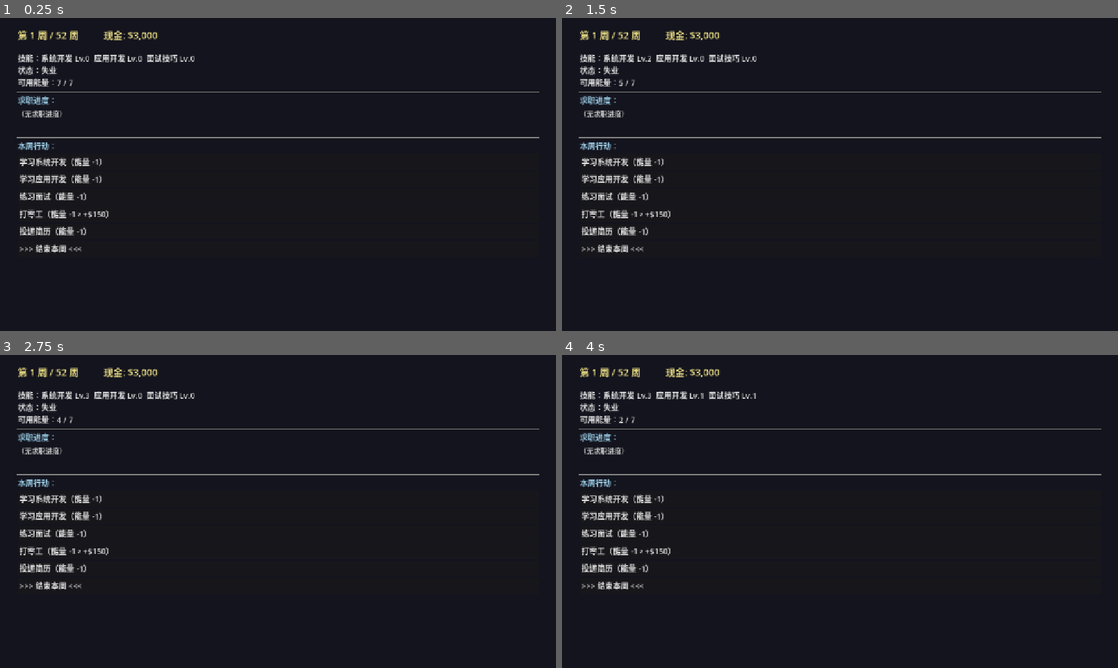
Above: before the commit, frames 1-4 (two rows, left to right).
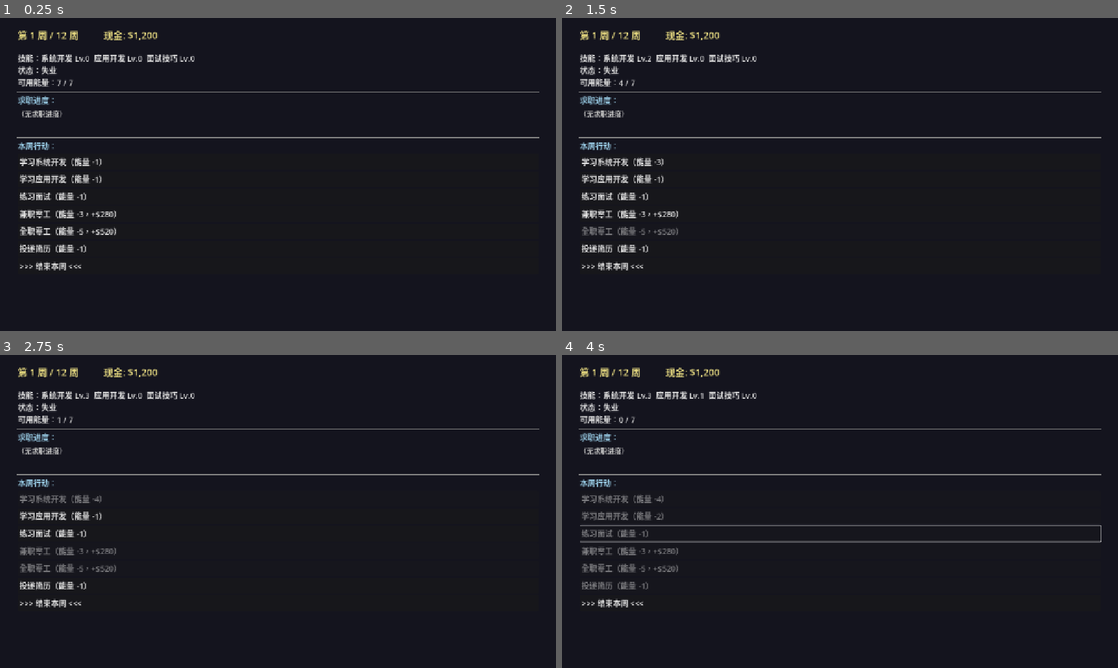
Above: after the commit, the same moments.

Repository: RubyDuDo/SDSurvival
Game: Godot game, scene res://scenes/main.tscn
Two runs of this game, one before a commit and one after it. Both use one fixed random seed, a clock stepped at 60 frames per second and the inputs below.
Inputs (mouse positions are in pixels of both pictures, inside the frame that each line leads up to):
- Up to frame 1 (0.25 s): no input
- Up to frame 2 (1.5 s): click "学习系统开发（能量 -1）" at 0.5 s; click "学习系统开发（能量 -1）" (after the commit: "学习系统开发（能量 -2）") at 1.25 s
- Up to frame 3 (2.75 s): click "学习系统开发（能量 -1）" (after the commit: "学习系统开发（能量 -3）") at 2 s
- Up to frame 4 (4 s): click "学习应用开发（能量 -1）" at 2.75 s; click (840, 533) at 3.5 s, where only the run before the commit has a clickable "练习面试（能量 -1）"

The runs differ from the first frame. In frame 1, 0.9% of the frame differs, in the area x 3-27%, y 4-81%; in frame 2, 0.9%; in frame 3, 1.1%; in frame 4, 2.4%, in the area x 3-97%, y 4-81%.

Commit message:
Implement rebalanced game mechanics in code
- MAX_WEEKS 52→12, INITIAL_CASH 3000→1200, WEEKLY_LIVING_COST 400→500
- Split gig work: parttime (3 energy/$280) and fulltime (5 energy/$520)
- Skill leveling now costs (current_level+1) energy per level up
- Updated job salaries and skill requirements per new design
- Interview pass rate: base 50%→35%, per-level bonus 10%→8%, interview bonus 3%→2%, floor 30%→20%
- UI shows dynamic study cost; two gig buttons replace old single button

Co-Authored-By: Claude Sonnet 4.6 <noreply@anthropic.com>

Diff:
--- a/game/scripts/game_data.gd
+++ b/game/scripts/game_data.gd
@@ -2,12 +2,15 @@
 class_name GameData
 
 # ── 常量 ──
-const MAX_WEEKS := 52
-const INITIAL_CASH := 3000
-const WEEKLY_LIVING_COST := 400
+const MAX_WEEKS := 12
+const INITIAL_CASH := 1200
+const WEEKLY_LIVING_COST := 500
 const ENERGY_PER_WEEK := 7
 const MAX_SKILL_LEVEL := 10
-const GIG_INCOME := 150
+const GIG_INCOME_PARTTIME := 280   # 兼职零工收入（消耗 3 能量）
+const GIG_INCOME_FULLTIME := 520   # 全职零工收入（消耗 5 能量）
+const GIG_ENERGY_PARTTIME := 3
+const GIG_ENERGY_FULLTIME := 5
 const OFFER_VALIDITY_WEEKS := 2
 
 # ── 技能枚举 ──
@@ -45,13 +48,13 @@
 static func get_all_jobs() -> Array[JobDef]:
 	return [
 		# 系统开发方向
-		JobDef.new("outsource_test", "外包测试", SkillType.SYSTEM, 2, 250, 4),
-		JobDef.new("junior_backend", "初级后端", SkillType.SYSTEM, 5, 550, 5),
-		JobDef.new("senior_system", "高级系统工程师", SkillType.SYSTEM, 8, 950, 5),
+		JobDef.new("outsource_test", "外包测试", SkillType.SYSTEM, 3, 780, 4),
+		JobDef.new("junior_backend", "初级后端", SkillType.SYSTEM, 5, 1100, 5),
+		JobDef.new("senior_system", "高级系统工程师", SkillType.SYSTEM, 8, 1800, 5),
 		# 应用开发方向
-		JobDef.new("parttime_frontend", "兼职前端", SkillType.APPLICATION, 2, 200, 3),
-		JobDef.new("fullstack_dev", "全栈开发", SkillType.APPLICATION, 5, 500, 5),
-		JobDef.new("senior_product", "高级产品工程师", SkillType.APPLICATION, 8, 900, 5),
+		JobDef.new("parttime_frontend", "兼职前端", SkillType.APPLICATION, 3, 680, 3),
+		JobDef.new("fullstack_dev", "全栈开发", SkillType.APPLICATION, 5, 1000, 5),
+		JobDef.new("senior_product", "高级产品工程师", SkillType.APPLICATION, 8, 1700, 5),
 	]
 
 # ── 求职申请 ──
--- a/game/scripts/game_state.gd
+++ b/game/scripts/game_state.gd
@@ -45,21 +45,34 @@
 	return skills[skill_type]
 
 
-## 学习技能
+## 学习技能（升到第 N 级需消耗 N 点能量）
 func action_study(skill_type: GameData.SkillType) -> bool:
-	if get_free_energy() < 1:
-		return false
-	energy -= 1
-	skills[skill_type] = mini(skills[skill_type] + 1, GameData.MAX_SKILL_LEVEL)
-	return true
-
-
-## 打零工
-func action_gig() -> bool:
-	if get_free_energy() < 1:
-		return false
-	energy -= 1
-	cash += GameData.GIG_INCOME
+	var current_level: int = skills[skill_type]
+	if current_level >= GameData.MAX_SKILL_LEVEL:
+		return false
+	var cost: int = current_level + 1
+	if get_free_energy() < cost:
+		return false
+	energy -= cost
+	skills[skill_type] = current_level + 1
+	return true
+
+
+## 兼职零工（消耗 3 能量，获得 $280）
+func action_gig_parttime() -> bool:
+	if get_free_energy() < GameData.GIG_ENERGY_PARTTIME:
+		return false
+	energy -= GameData.GIG_ENERGY_PARTTIME
+	cash += GameData.GIG_INCOME_PARTTIME
+	return true
+
+
+## 全职零工（消耗 5 能量，获得 $520）
+func action_gig_fulltime() -> bool:
+	if get_free_energy() < GameData.GIG_ENERGY_FULLTIME:
+		return false
+	energy -= GameData.GIG_ENERGY_FULLTIME
+	cash += GameData.GIG_INCOME_FULLTIME
 	return true
 
 
@@ -280,5 +293,5 @@
 func _calc_interview_pass_rate(job: GameData.JobDef) -> float:
 	var player_skill: int = skills[job.skill_type]
 	var interview_skill: int = skills[GameData.SkillType.INTERVIEW]
-	var rate := 0.5 + (player_skill - job.skill_required) * 0.1 + interview_skill * 0.03
-	return clampf(rate, 0.3, 0.95)
+	var rate := 0.35 + (player_skill - job.skill_required) * 0.08 + interview_skill * 0.02
+	return clampf(rate, 0.2, 0.95)
--- a/game/scripts/main_ui.gd
+++ b/game/scripts/main_ui.gd
@@ -90,10 +90,22 @@
 
 	var free := game.get_free_energy()
 
-	_add_action_button("学习系统开发（能量 -1）", free >= 1, _on_study_system)
-	_add_action_button("学习应用开发（能量 -1）", free >= 1, _on_study_app)
-	_add_action_button("练习面试（能量 -1）", free >= 1, _on_study_interview)
-	_add_action_button("打零工（能量 -1，+$%d）" % GameData.GIG_INCOME, free >= 1, _on_gig)
+	var sys_cost: int = game.get_skill(GameData.SkillType.SYSTEM) + 1
+	var app_cost: int = game.get_skill(GameData.SkillType.APPLICATION) + 1
+	var int_cost: int = game.get_skill(GameData.SkillType.INTERVIEW) + 1
+	_add_action_button("学习系统开发（能量 -%d）" % sys_cost,
+			free >= sys_cost and game.get_skill(GameData.SkillType.SYSTEM) < GameData.MAX_SKILL_LEVEL,
+			_on_study_system)
+	_add_action_button("学习应用开发（能量 -%d）" % app_cost,
+			free >= app_cost and game.get_skill(GameData.SkillType.APPLICATION) < GameData.MAX_SKILL_LEVEL,
+			_on_study_app)
+	_add_action_button("练习面试（能量 -%d）" % int_cost,
+			free >= int_cost and game.get_skill(GameData.SkillType.INTERVIEW) < GameData.MAX_SKILL_LEVEL,
+			_on_study_interview)
+	_add_action_button("兼职零工（能量 -%d，+$%d）" % [GameData.GIG_ENERGY_PARTTIME, GameData.GIG_INCOME_PARTTIME],
+			free >= GameData.GIG_ENERGY_PARTTIME, _on_gig_parttime)
+	_add_action_button("全职零工（能量 -%d，+$%d）" % [GameData.GIG_ENERGY_FULLTIME, GameData.GIG_INCOME_FULLTIME],
+			free >= GameData.GIG_ENERGY_FULLTIME, _on_gig_fulltime)
 	_add_action_button("投递简历（能量 -1）", free >= 1, _on_apply)
 
 	# 面试按钮 - 列出有面试机会的岗位
@@ -148,8 +160,12 @@
 	game.action_study(GameData.SkillType.INTERVIEW)
 	_refresh_ui()
 
-func _on_gig() -> void:
-	game.action_gig()
+func _on_gig_parttime() -> void:
+	game.action_gig_parttime()
+	_refresh_ui()
+
+func _on_gig_fulltime() -> void:
+	game.action_gig_fulltime()
 	_refresh_ui()
 
 func _on_apply() -> void:
